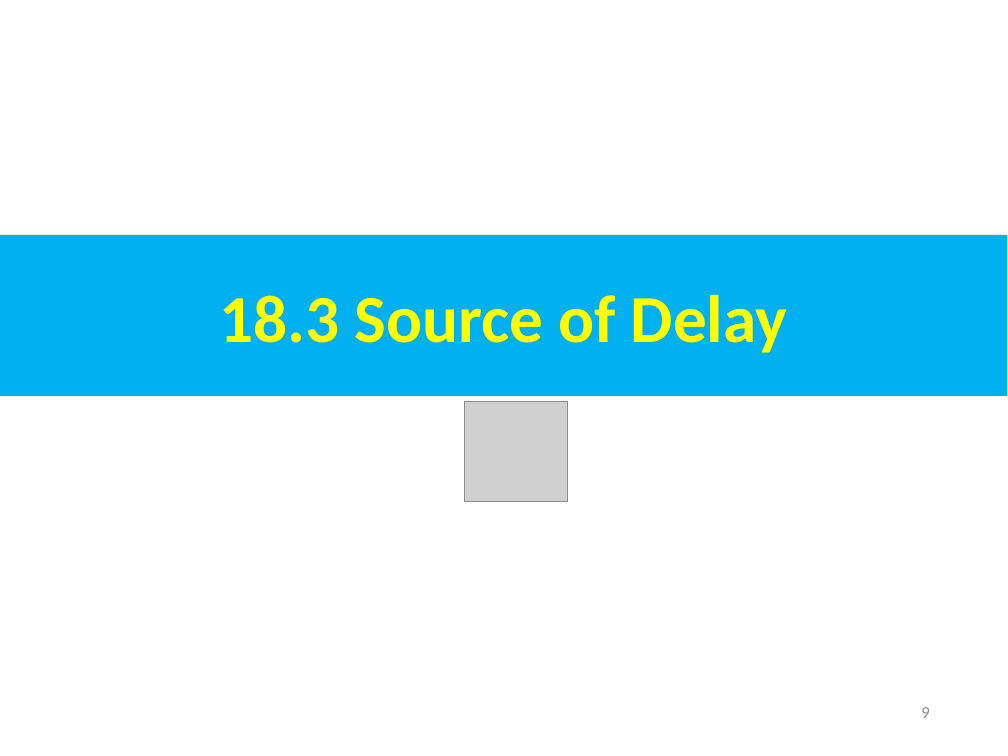
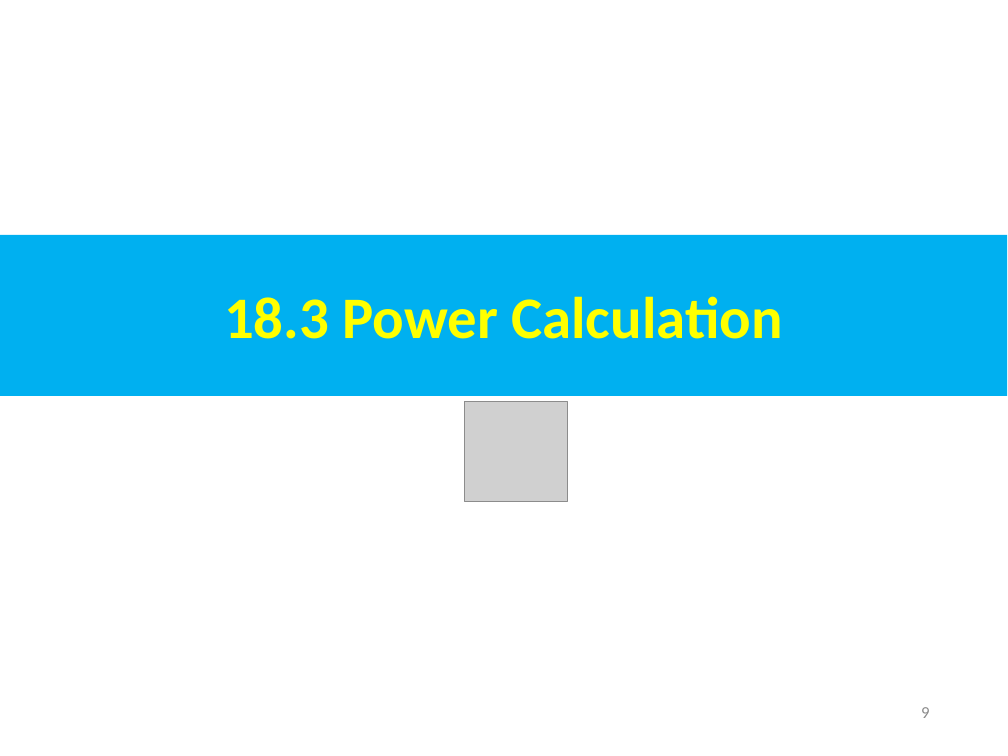
Before and after one commit to peterhchen/AIU_CS800_Chisel, a slide deck: slide 9 of 500_UCSC_HWD/019_DSE/000_Video/019.DSE.ppt. Drawn at 1008x756 pixels with LibreOffice and Linux fonts; fonts in the diff are those of the drawing; grey boxes stand for pictures. Boxes give left, top, right and bottom in pixels: in the first picture for what was removed or moved away, otherwise in the second. Text is boxed around its words. In the diff, an @@ line names an element or a change of style, - is before the commit and + after.

```diff
--- a/500_UCSC_HWD/019_DSE/000_Video/019.DSE.ppt
+++ b/500_UCSC_HWD/019_DSE/000_Video/019.DSE.ppt
@@ text in rectangle at [224,296,782,339]: text changed; size 48 to 42 pt @@
-18.3 Source of Delay
+18.3 Power Calculation
```
Also in this commit, not shown: 10 other slides changed, 7 slides added, 28 slides removed.
